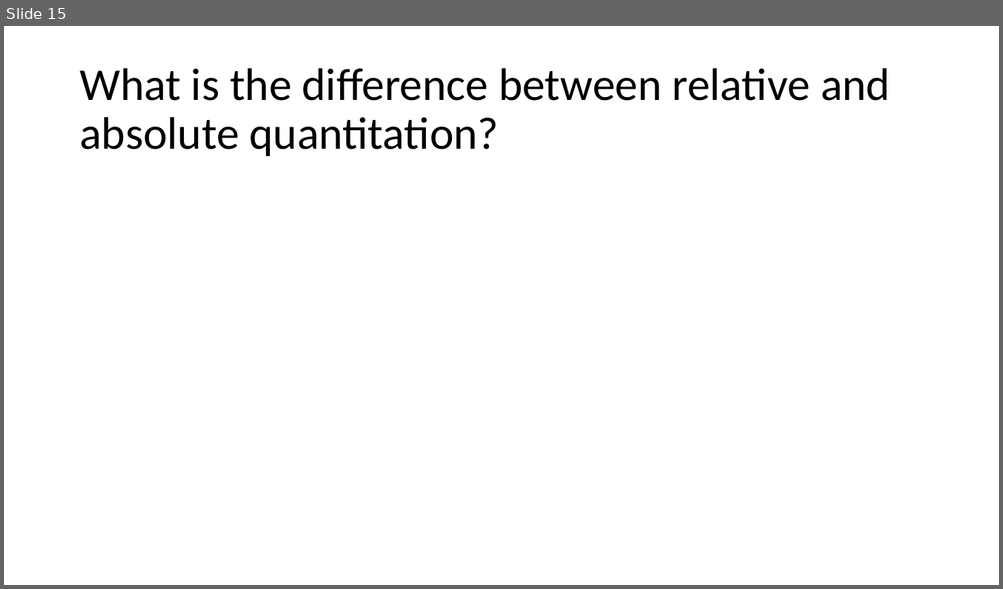
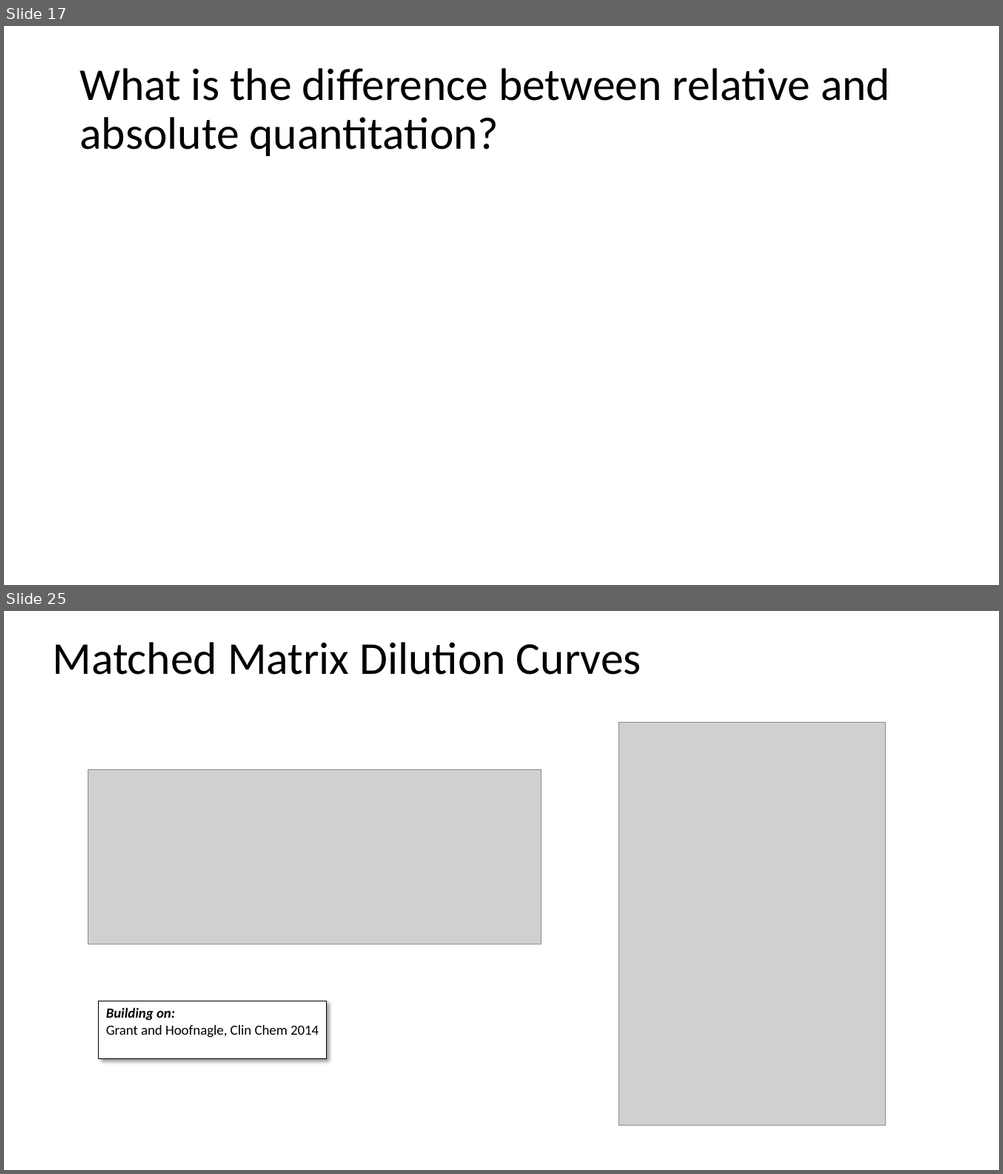
Before and after one commit to beliveau-lab/gen575, a slide deck: lectures/3.Quant101.Calibration.pptx. Shown one above the other, each under a label of ours: slide 15 before the commit, slides 17 and 25 after it; the slides between them are not shown. The pictures are 1003x589 and 1003x1174 pixels, drawn with LibreOffice and Linux fonts; fonts in the diff are those of the drawing; grey boxes stand for pictures. Boxes give left, top, right and bottom in pixels: in the first picture for what was removed or moved away, otherwise in the second. Text is boxed around its words. In the diff, an @@ line names an element or a change of style, - is before the commit and + after.

```diff
--- a/lectures/3.Quant101.Calibration.pptx
+++ b/lectures/3.Quant101.Calibration.pptx
@@ slide 25 added at (x1=4, y1=611, x2=999, y2=1170), background #FFFFFF @@
@@ title added at (x1=52, y1=642, x2=641, y2=675), 44 pt, text #000000 @@
+Matched Matrix Dilution Curves
@@ picture added at (x1=619, y1=722, x2=886, y2=1126) @@
@@ picture added at (x1=88, y1=769, x2=541, y2=944) @@
@@ rectangle added at (x1=99, y1=1001, x2=327, y2=1059), fill #FFFFFF, outline #000000 0.75 pt, 13.5 pt, text #000000 @@
+Building on:
+Grant and Hoofnagle, Clin Chem 2014
@@ what was slide 15 is now slide 17 @@
```
Also in this commit, not shown: 3 slides changed, 12 other slides added.
